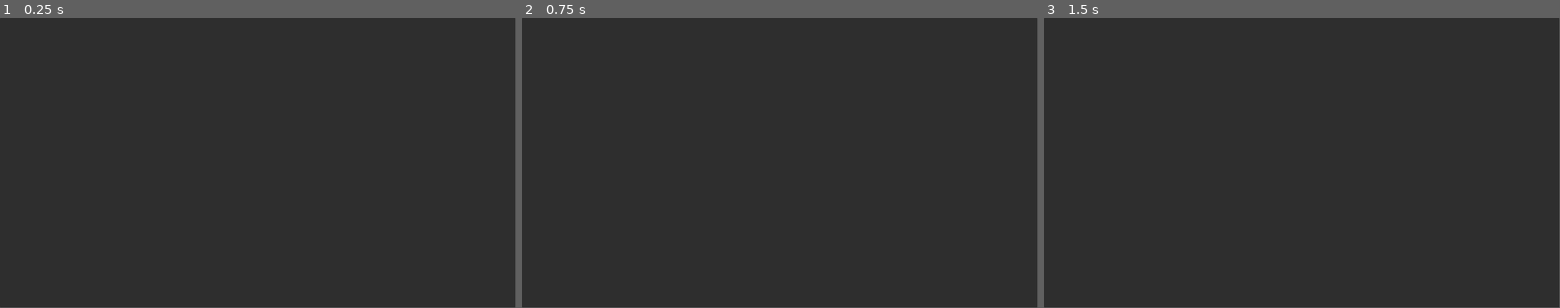
Above: before the commit, frames 1-3 (left to right).
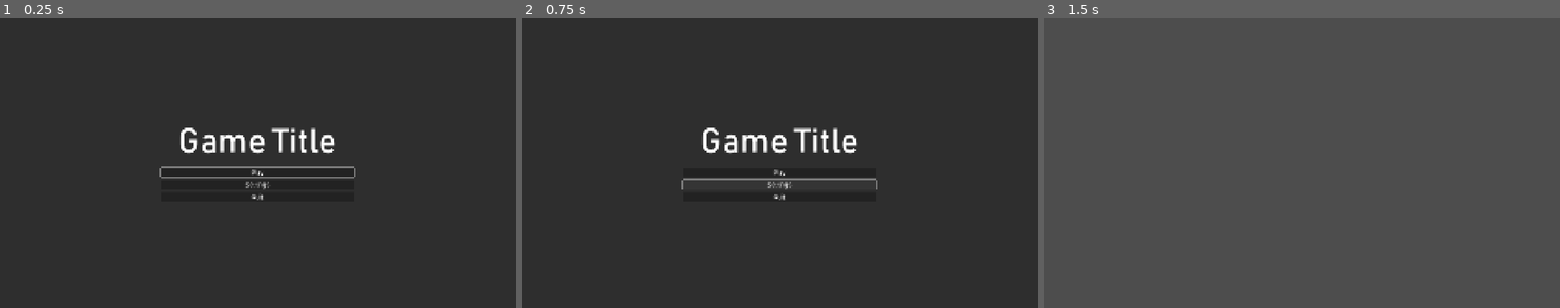
Above: after the commit, the same moments.

Repository: KevinGeertjens/Lux
Game: Godot game, scene res://scenes/menus/main_menu/main_menu.tscn
The game is run twice, just before and just after one commit, with the same random seed, the same clock (stepped at 60 frames per second) and the same inputs. Before the commit the project starts from res://scenes/ui/menus/main_menu/MainMenu.tscn.
Inputs (mouse positions are in pixels of both pictures, inside the frame that each line leads up to):
- Up to frame 1 (0.25 s): no input
- Up to frame 2 (0.75 s): click (780, 183) at 0.5 s, where only the run after the commit has a clickable "Settings"
- Up to frame 3 (1.5 s): click (1302, 171) at 1.25 s, where only the run after the commit has a clickable "Play"
In our replay, the window is 799x449 before the commit and 800x450 after it. These sizes can differ from the game's own. Grey fills any space a smaller window leaves; there, only what the larger window draws over its background counts as a difference.

The runs differ from the first frame. In frame 1, 1.6% of the frame differs, in the area x 30-69%, y 37-63%; in frame 2, 1.5%; in frame 3, 100%, in the area x 0-100%, y 0-100%.

Commit message:
Create main menu facade

Diff:
--- /dev/null
+++ b/autoload/scene_manager.gd
@@ -0,0 +1,12 @@
+extends Node
+
+func change_scene(newScene: Resource) -> void:
+	var root: Window = get_tree().get_root()
+	var currentScene: Node = get_tree().current_scene
+
+	root.remove_child(currentScene)
+	currentScene.call_deferred("free") # Frees scene from memory
+
+	var newSceneInstance: Node = newScene.instantiate()
+	root.add_child(newSceneInstance)
+	get_tree().current_scene = newSceneInstance
--- a/project.godot
+++ b/project.godot
@@ -15,17 +15,33 @@
 config/features=PackedStringArray("4.4", "Forward Plus")
 boot_splash/image="uid://fw1wb517thso"
 
+[autoload]
+
+SceneManager="*res://autoload/scene_manager.gd"
+
 [display]
 
 window/size/viewport_width=1920
 window/size/viewport_height=1080
-window/size/mode=3
 window/size/resizable=false
+window/stretch/mode="canvas_items"
 
 [file_customization]
 
 folder_colors={
 "res://assets/": "yellow",
-"res://components/": "orange",
-"res://entities/": "teal"
+"res://autoload/": "purple",
+"res://components/": "red",
+"res://entities/": "teal",
+"res://resources/": "orange",
+"res://utilities/": "pink"
 }
+
+[gui]
+
+theme/default_font_generate_mipmaps=true
+
+[rendering]
+
+2d/snap/snap_2d_transforms_to_pixel=true
+2d/snap/snap_2d_vertices_to_pixel=true
--- /dev/null
+++ b/resources/ui/label_settings/title.tres
@@ -0,0 +1,4 @@
+[gd_resource type="LabelSettings" format=3 uid="uid://t52sogethdwd"]
+
+[resource]
+font_size = 128
--- /dev/null
+++ b/resources/ui/themes/default.tres
@@ -0,0 +1,7 @@
+[gd_resource type="Theme" load_steps=2 format=3 uid="uid://dqqhynmg03neg"]
+
+[ext_resource type="FontFile" uid="uid://7a6ryudpy8iv" path="res://assets/fonts/bahnschrift.TTF" id="1_k2jd7"]
+
+[resource]
+default_font = ExtResource("1_k2jd7")
+default_font_size = 24
--- /dev/null
+++ b/scenes/gameplay/gameplay.tscn
@@ -0,0 +1,3 @@
+[gd_scene format=3 uid="uid://cyjmrs780bexl"]
+
+[node name="Gameplay" type="Node2D"]
--- /dev/null
+++ b/scenes/menus/main_menu/main_menu.gd
@@ -0,0 +1,17 @@
+extends PanelContainer
+
+@onready var playButton = $Margin/VBox/Buttons/PlayButton
+
+const gameplayScene: PackedScene = preload("res://scenes/gameplay/gameplay.tscn")
+
+func _ready() -> void:
+	playButton.grab_focus()
+
+func _on_play_button_pressed() -> void:
+	SceneManager.change_scene(gameplayScene)
+
+func _on_settings_button_pressed() -> void:
+	pass # Replace with function body.
+
+func _on_quit_button_pressed() -> void:
+	get_tree().quit()
--- /dev/null
+++ b/scenes/menus/main_menu/main_menu.tscn
@@ -0,0 +1,51 @@
+[gd_scene load_steps=4 format=3 uid="uid://cx87h04vsqr1s"]
+
+[ext_resource type="LabelSettings" uid="uid://t52sogethdwd" path="res://resources/ui/label_settings/title.tres" id="1_1gdud"]
+[ext_resource type="Theme" uid="uid://dqqhynmg03neg" path="res://resources/ui/themes/default.tres" id="1_e7q4l"]
+[ext_resource type="Script" uid="uid://d4deo3j204638" path="res://scenes/menus/main_menu/main_menu.gd" id="2_gm7d7"]
+
+[node name="MainMenu" type="PanelContainer"]
+anchors_preset = 15
+anchor_right = 1.0
+anchor_bottom = 1.0
+grow_horizontal = 2
+grow_vertical = 2
+theme = ExtResource("1_e7q4l")
+script = ExtResource("2_gm7d7")
+
+[node name="Margin" type="MarginContainer" parent="."]
+layout_mode = 2
+theme_override_constants/margin_left = 600
+theme_override_constants/margin_right = 600
+
+[node name="VBox" type="VBoxContainer" parent="Margin"]
+layout_mode = 2
+theme_override_constants/separation = 30
+alignment = 1
+
+[node name="Title" type="Label" parent="Margin/VBox"]
+layout_mode = 2
+text = "Game Title"
+label_settings = ExtResource("1_1gdud")
+horizontal_alignment = 1
+vertical_alignment = 1
+
+[node name="Buttons" type="VBoxContainer" parent="Margin/VBox"]
+layout_mode = 2
+theme_override_constants/separation = 10
+
+[node name="PlayButton" type="Button" parent="Margin/VBox/Buttons"]
+layout_mode = 2
+text = "Play"
+
+[node name="SettingsButton" type="Button" parent="Margin/VBox/Buttons"]
+layout_mode = 2
+text = "Settings"
+
+[node name="QuitButton" type="Button" parent="Margin/VBox/Buttons"]
+layout_mode = 2
+text = "Quit"
+
+[connection signal="pressed" from="Margin/VBox/Buttons/PlayButton" to="." method="_on_play_button_pressed"]
+[connection signal="pressed" from="Margin/VBox/Buttons/SettingsButton" to="." method="_on_settings_button_pressed"]
+[connection signal="pressed" from="Margin/VBox/Buttons/QuitButton" to="." method="_on_quit_button_pressed"]
--- a/scenes/ui/menus/main_menu/MainMenu.tscn
+++ /dev/null
@@ -1,11 +0,0 @@
-[gd_scene format=3 uid="uid://cx87h04vsqr1s"]
-
-[node name="MainMenu" type="PanelContainer"]
-anchors_preset = 15
-anchor_right = 1.0
-anchor_bottom = 1.0
-grow_horizontal = 2
-grow_vertical = 2
-
-[node name="Margin" type="MarginContainer" parent="."]
-layout_mode = 2
Binary file added: assets/fonts/bahnschrift.TTF
Not shown, added: assets/fonts/bahnschrift.TTF.import
Not shown, added: autoload/scene_manager.gd.uid
Not shown, added: scenes/menus/main_menu/main_menu.gd.uid
